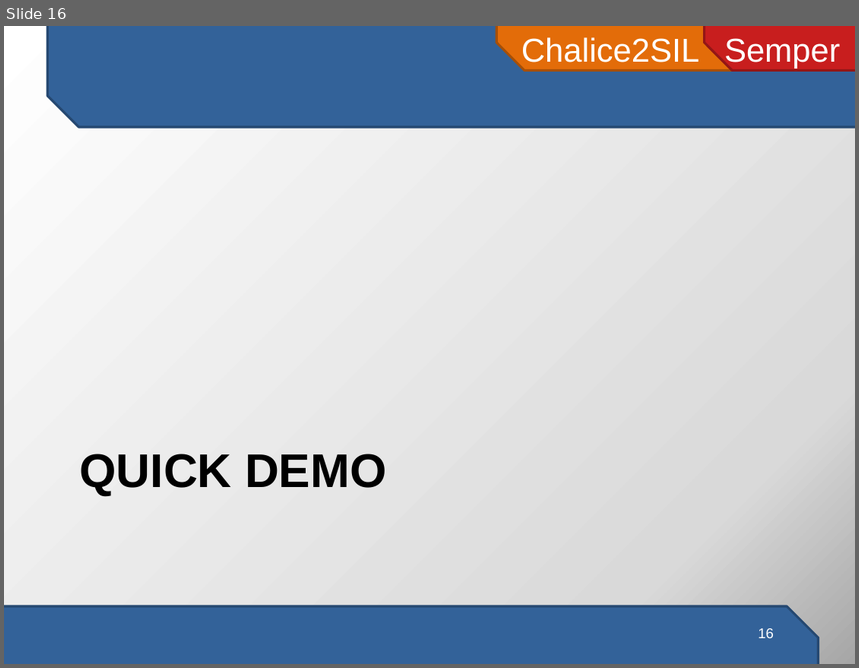
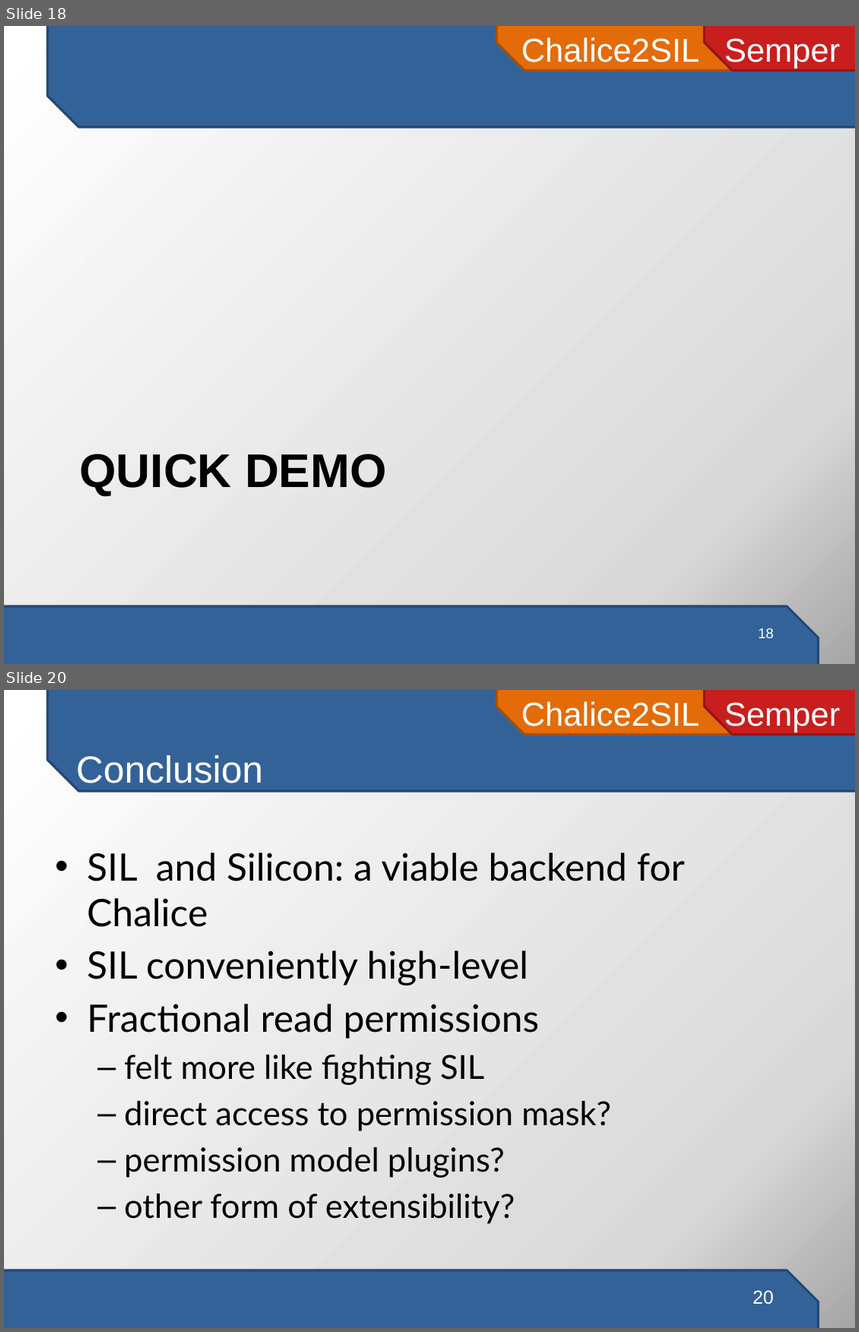
Before and after one commit to viperproject/chalice2silver, a slide deck: chalice2sil/doc/presentation/chalice2sil-presentation.pptx. Shown one above the other, each under a label of ours: slide 16 before the commit, slides 18 and 20 after it; the slides between them are not shown. The pictures are 859x668 and 859x1332 pixels, drawn with LibreOffice and Linux fonts; fonts in the diff are those of the drawing. Boxes give left, top, right and bottom in pixels: in the first picture for what was removed or moved away, otherwise in the second. Text is boxed around its words. In the diff, an @@ line names an element or a change of style, - is before the commit and + after.

Commit message:
Update to latest SILAST, presentation, invalidOld.chalice

```diff
--- a/chalice2sil/doc/presentation/chalice2sil-presentation.pptx
+++ b/chalice2sil/doc/presentation/chalice2sil-presentation.pptx
@@ slide 20 added at [4,690,855,1328], background gradient #FFFFFF to #D9D9D9 to #A6A6A6; not listed: 4 template elements that a slide beside it also shows @@
@@ title added at [76,755,263,791], 32 pt, text #FFFFFF @@
+Conclusion
@@ text added at [87,853,685,1224], 28 pt, text #000000 @@
+• SIL and Silicon: a viable backend for Chalice
+• SIL conveniently high-level
+• Fractional read permissions
+  – felt more like fighting SIL
+  – direct access to permission mask?
+  – permission model plugins?
+  – other form of extensibility?
@@ page number added at [753,1290,774,1305], 16 pt, text #FFFFFF @@
+20
@@ what was slide 16 is now slide 18 @@
```
Also in this commit, not shown: 1 slide changed, 6 other slides added, 4 slides removed, 5 other files.
